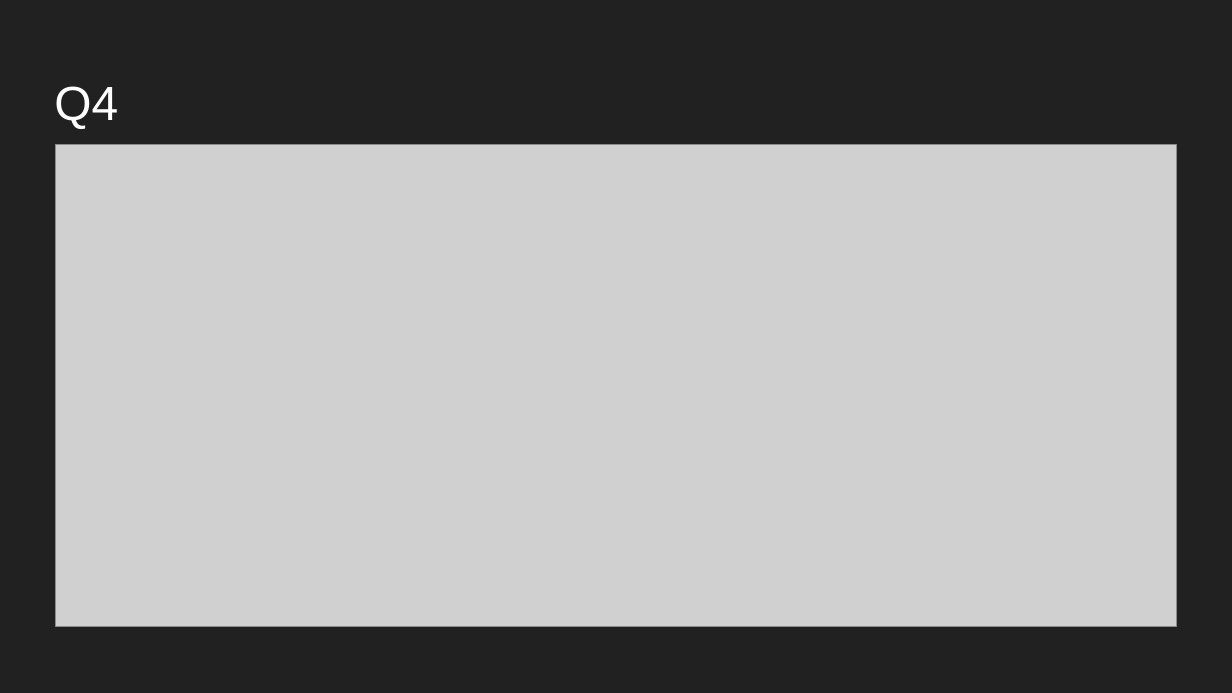
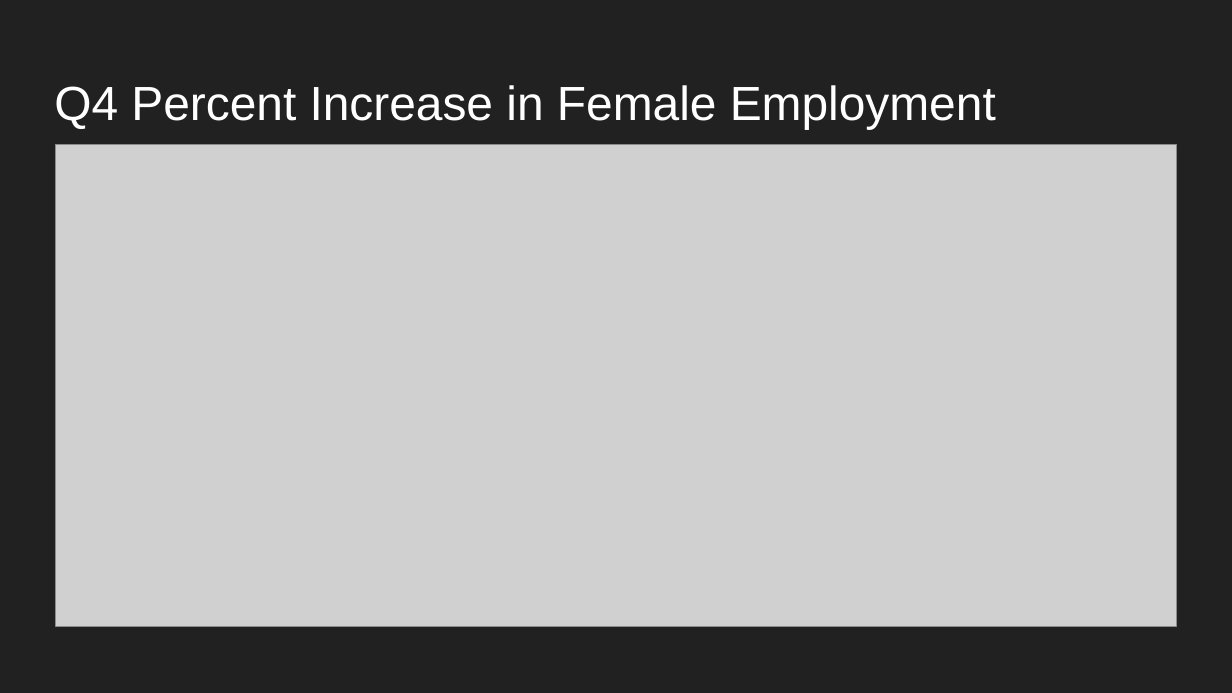
Before and after one commit to 1901-Big-Data/project-1-Joe-Spencer, a slide deck: slide 7 of Project 1_ Gender Stats.pptx. Drawn at 1232x693 pixels with LibreOffice and Linux fonts; fonts in the diff are those of the drawing; grey boxes stand for pictures. Boxes give left, top, right and bottom in pixels: in the first picture for what was removed or moved away, otherwise in the second. Text is boxed around its words. In the diff, an @@ line names an element or a change of style, - is before the commit and + after.

```diff
--- a/Project 1_ Gender Stats.pptx
+++ b/Project 1_ Gender Stats.pptx
@@ title at [54,85,996,129]: text changed @@
-Q4
+Q4 Percent Increase in Female Employment
```
Also in this commit, not shown: 6 other slides changed, 2 other files.
